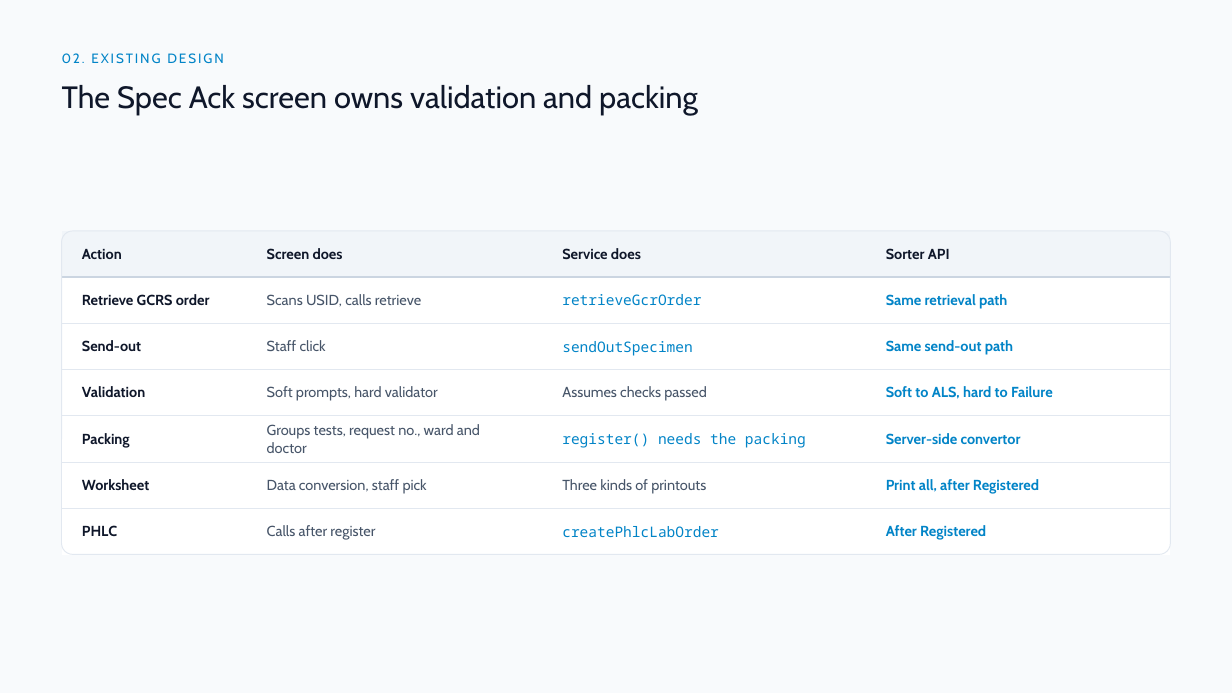
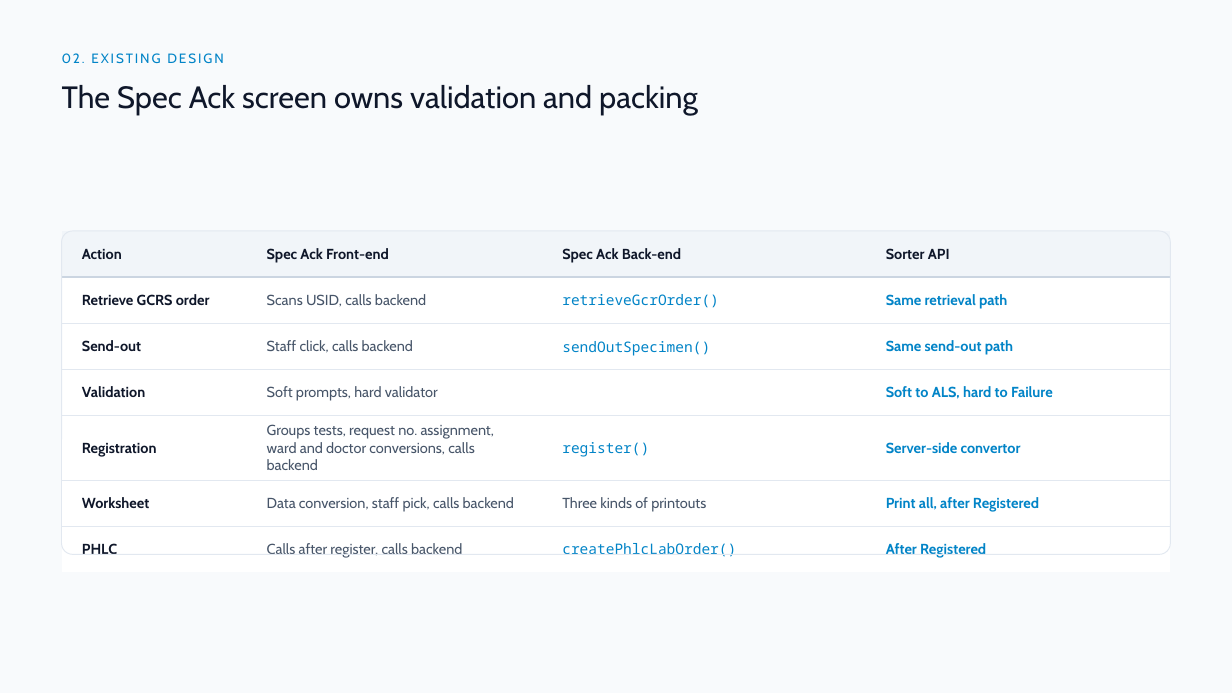
Before and after one commit to DragonChong/HA-Notes, a slide deck: slide 4 of SDLC/Projects/TMP-specimen-sorter-api — Specimen Sorter API/assets/Specimen Sorter API v3.pptx. Drawn at 1232x693 pixels with LibreOffice and Linux fonts; fonts in the diff are those of the drawing. Boxes give left, top, right and bottom in pixels: in the first picture for what was removed or moved away, otherwise in the second. Text is boxed around its words. In the diff, an @@ line names an element or a change of style, - is before the commit and + after.

```diff
--- a/SDLC/Projects/TMP-specimen-sorter-api — Specimen Sorter API/assets/Specimen Sorter API v3.pptx
+++ b/SDLC/Projects/TMP-specimen-sorter-api — Specimen Sorter API/assets/Specimen Sorter API v3.pptx
@@ table at box(62, 231, 1171, 562) @@
-row 1, column 2: Screen does
+row 1, column 2: Spec Ack Front-end
-row 1, column 3: Service does
+row 1, column 3: Spec Ack Back-end
-row 2, column 2: Scans USID, calls retrieve
+row 2, column 2: Scans USID, calls backend
-row 2, column 3: retrieveGcrOrder
+row 2, column 3: retrieveGcrOrder()
-row 3, column 2: Staff click
+row 3, column 2: Staff click, calls backend
-row 3, column 3: sendOutSpecimen
+row 3, column 3: sendOutSpecimen()
-row 4, column 3: Assumes checks passed
+row 4, column 3: 
-row 5: Packing | Groups tests, request no., ward and doctor | register() needs the packing | Server-side convertor
+row 5: Registration | Groups tests, request no. assignment, ward and doctor conversions, calls backend | register() | Server-side convertor
-row 6, column 2: Data conversion, staff pick
+row 6, column 2: Data conversion, staff pick, calls backend
-row 7, column 2: Calls after register
+row 7, column 2: Calls after register, calls backend
-row 7, column 3: createPhlcLabOrder
+row 7, column 3: createPhlcLabOrder()
```
Also in this commit, not shown: 2 other files.
